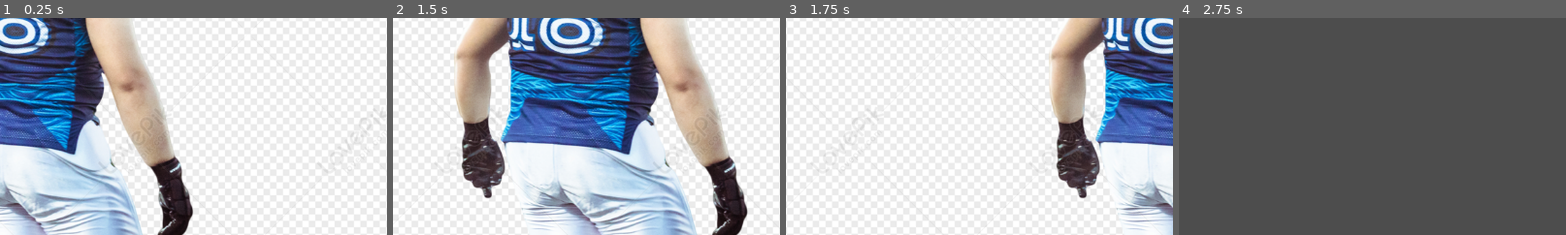
Above: before the commit, frames 1-4 (left to right).
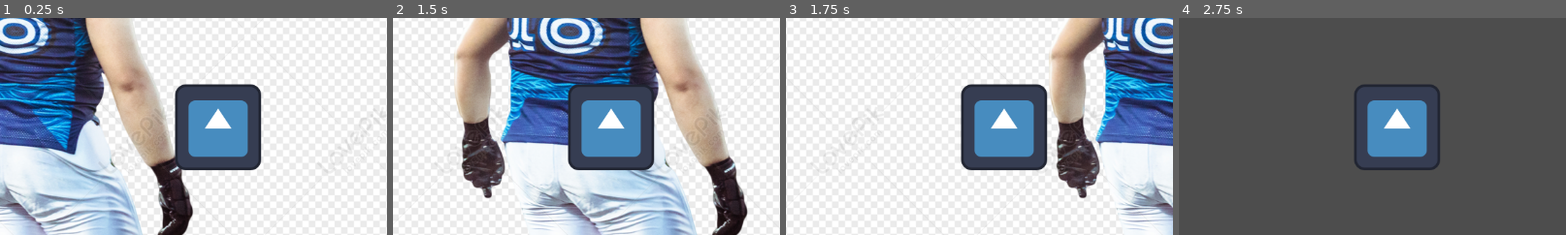
Above: after the commit, the same moments.

Repository: 5hafin/The-Enchanted-Kingdom
Game: Godot game, scene res://main.tscn
Two runs of this game, one before a commit and one after it. Both use one fixed random seed, a clock stepped at 60 frames per second and the inputs below. The engine's default icon, where the game draws it, is replaced by a stand-in: a white triangle on a blue panel in a dark square.
Inputs (mouse positions are % of the whole screen's width and height, from its top left):
- Up to frame 1 (0.25 s): no input
- Up to frame 2 (1.5 s): click (78, 64) at 0.52 s; tap Enter at 1.25 s; hold D (right) from 1.28 s (still down)
- Up to frame 3 (1.75 s): keep holding D (right)
- Up to frame 4 (2.75 s): release D (right) at 2.03 s; hold S (down) from 2.03 s (still down)
The pictures show only the part of the screen within x 50-100%, y 39-89%; the shares and areas given below are measured in that part.

The runs differ from the first frame. In frame 1, 8.5% of the frame differs, in the area x 45-68%, y 30-71%; in frame 2, 8.4%; in frame 3, 8.5%; in frame 4, 5.1%.

Commit message:
script for mob

Diff:
--- a/main.tscn
+++ b/main.tscn
@@ -1,8 +1,12 @@
-[gd_scene load_steps=2 format=3 uid="uid://b57mpev2ion1u"]
+[gd_scene load_steps=3 format=3 uid="uid://b57mpev2ion1u"]
 
 [ext_resource type="PackedScene" uid="uid://c4gx73tkor2p5" path="res://player/player.tscn" id="1_pojqx"]
+[ext_resource type="PackedScene" uid="uid://w7gwwf62p4xy" path="res://mobs/mob.tscn" id="2_224mx"]
 
 [node name="Node2D" type="Node2D"]
 
 [node name="CharacterBody2D" parent="." instance=ExtResource("1_pojqx")]
 position = Vector2(17, -6)
+
+[node name="mob" parent="." instance=ExtResource("2_224mx")]
+position = Vector2(748, 298)
--- /dev/null
+++ b/mobs/mob.gd
@@ -0,0 +1,12 @@
+extends Node2D
+
+
+# Called when the node enters the scene tree for the first time.
+func _ready():
+	pass # Replace with function body.
+
+
+# Called every frame. 'delta' is the elapsed time since the previous frame.
+func _on_TextureButtom_pressed(delta):
+	print("click")
+	pass
--- a/mobs/mob.tscn
+++ b/mobs/mob.tscn
@@ -1,8 +1,10 @@
-[gd_scene load_steps=2 format=3 uid="uid://w7gwwf62p4xy"]
+[gd_scene load_steps=3 format=3 uid="uid://w7gwwf62p4xy"]
 
 [ext_resource type="Texture2D" uid="uid://frs3a6byjr08" path="res://icon.svg" id="1_1vp72"]
+[ext_resource type="Script" path="res://mobs/mob.gd" id="1_73qca"]
 
 [node name="mob" type="Node2D"]
+script = ExtResource("1_73qca")
 
 [node name="Sprite2D" type="Sprite2D" parent="."]
 position = Vector2(153, 116)
